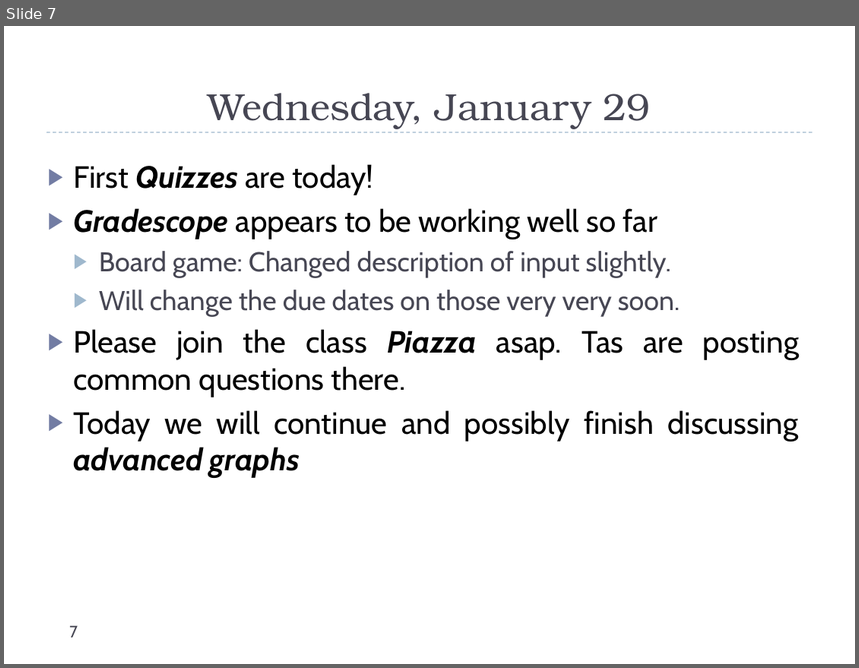
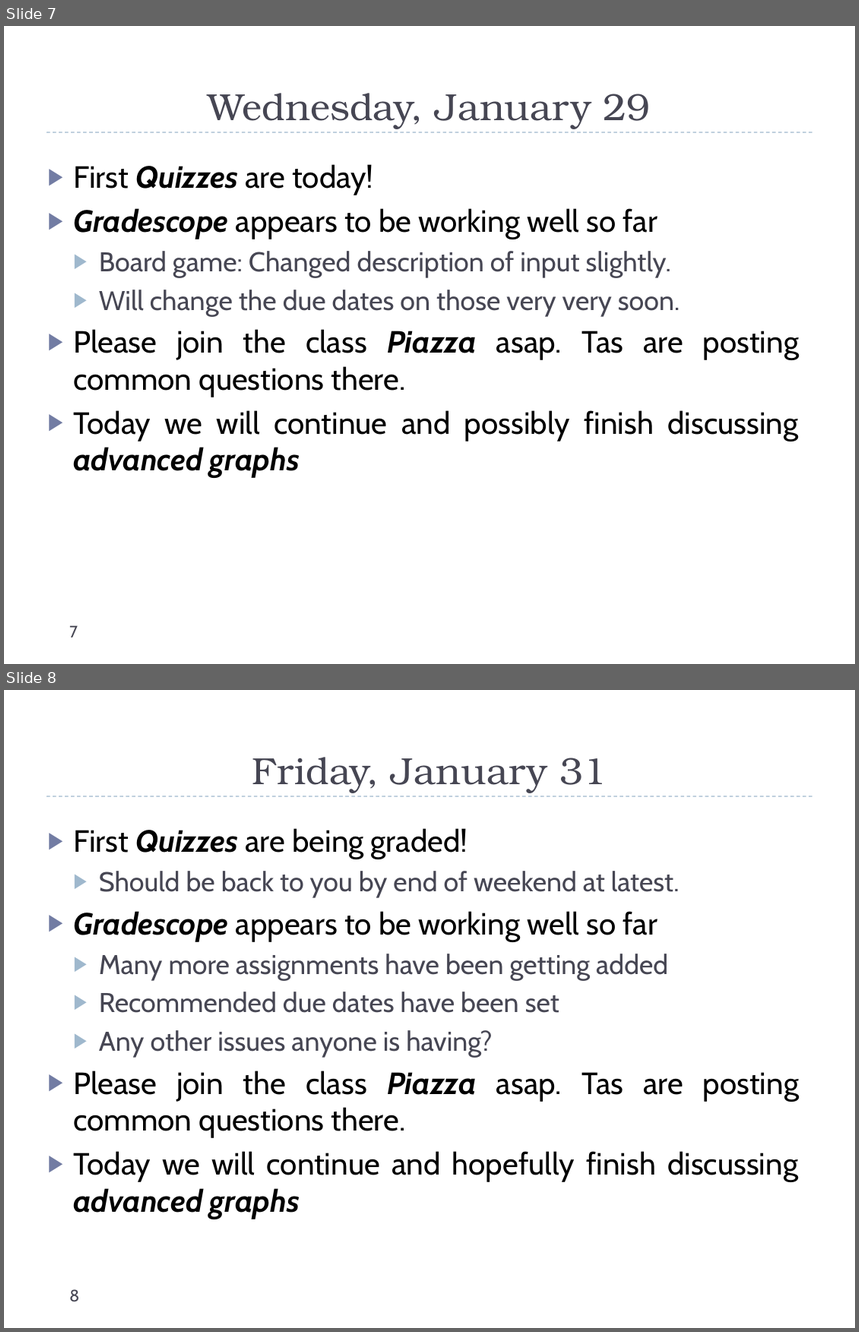
Before and after one commit to markfloryan/dsa2, a slide deck: slides/dailyAnnouncements.pptx. Shown one above the other, each under a label of ours: slide 7 before the commit, slides 7 and 8 after it. The pictures are 859x668 and 859x1332 pixels, drawn with LibreOffice and Linux fonts; fonts in the diff are those of the drawing. Boxes give left, top, right and bottom in pixels: in the first picture for what was removed or moved away, otherwise in the second. Text is boxed around its words. In the diff, an @@ line names an element or a change of style, - is before the commit and + after.

```diff
--- a/slides/dailyAnnouncements.pptx
+++ b/slides/dailyAnnouncements.pptx
@@ slide 8 added at box(4, 690, 855, 1328), background #FFFFFF; not listed: 1 template element that a slide beside it also shows @@
@@ title added at box(252, 757, 607, 793), 32 pt, text #464653 @@
+Friday, January 31
@@ text added at box(73, 828, 799, 1219), 26 pt, text #000000 @@
+▶ First Quizzes are being graded!
+  ▶ Should be back to you by end of weekend at latest.
+▶ Gradescope appears to be working well so far
+  ▶ Many more assignments have been getting added
+  ▶ Recommended due dates have been set
+  ▶ Any other issues anyone is having?
+▶ Please join the class Piazza asap. Tas are posting common questions there.
+▶ Today we will continue and hopefully finish discussing advanced graphs
@@ page number added at box(69, 1290, 79, 1303), 14 pt, text #464653 @@
+8
```
Also in this commit, not shown: 1 other slide added, 7 other files.
